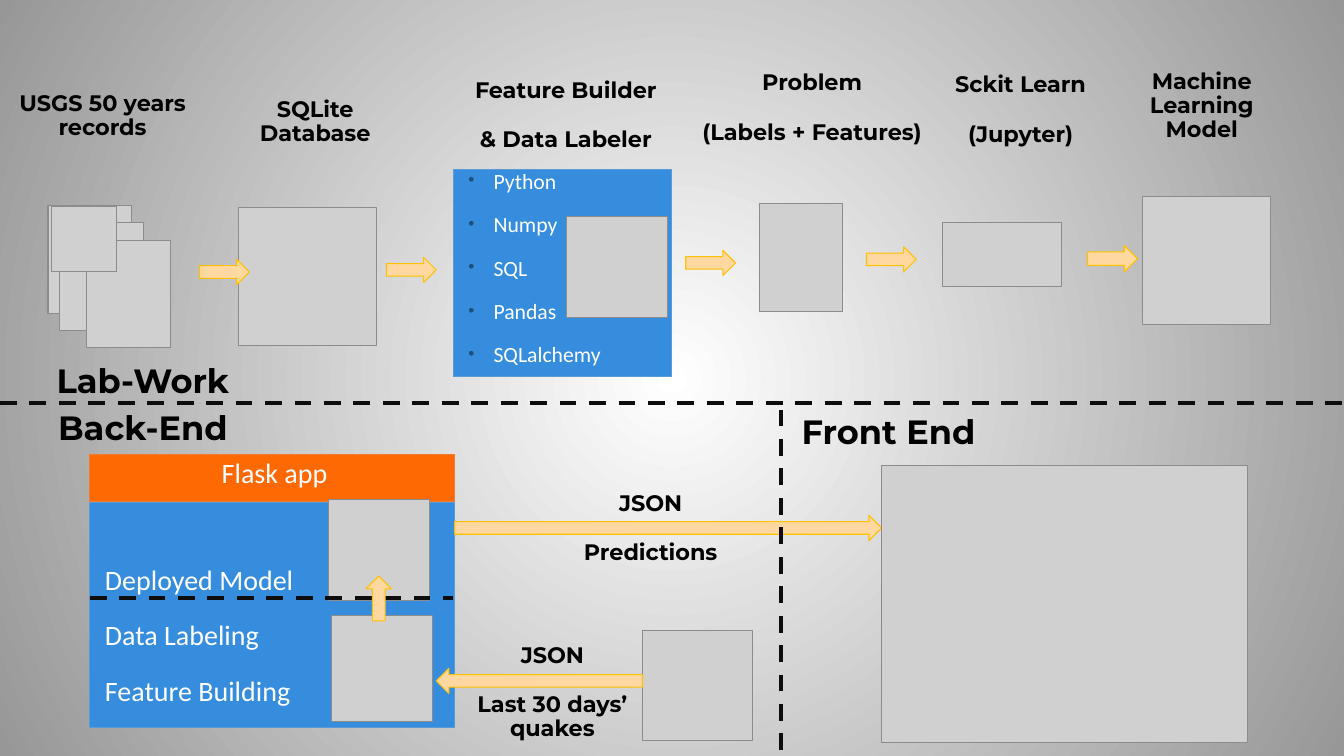
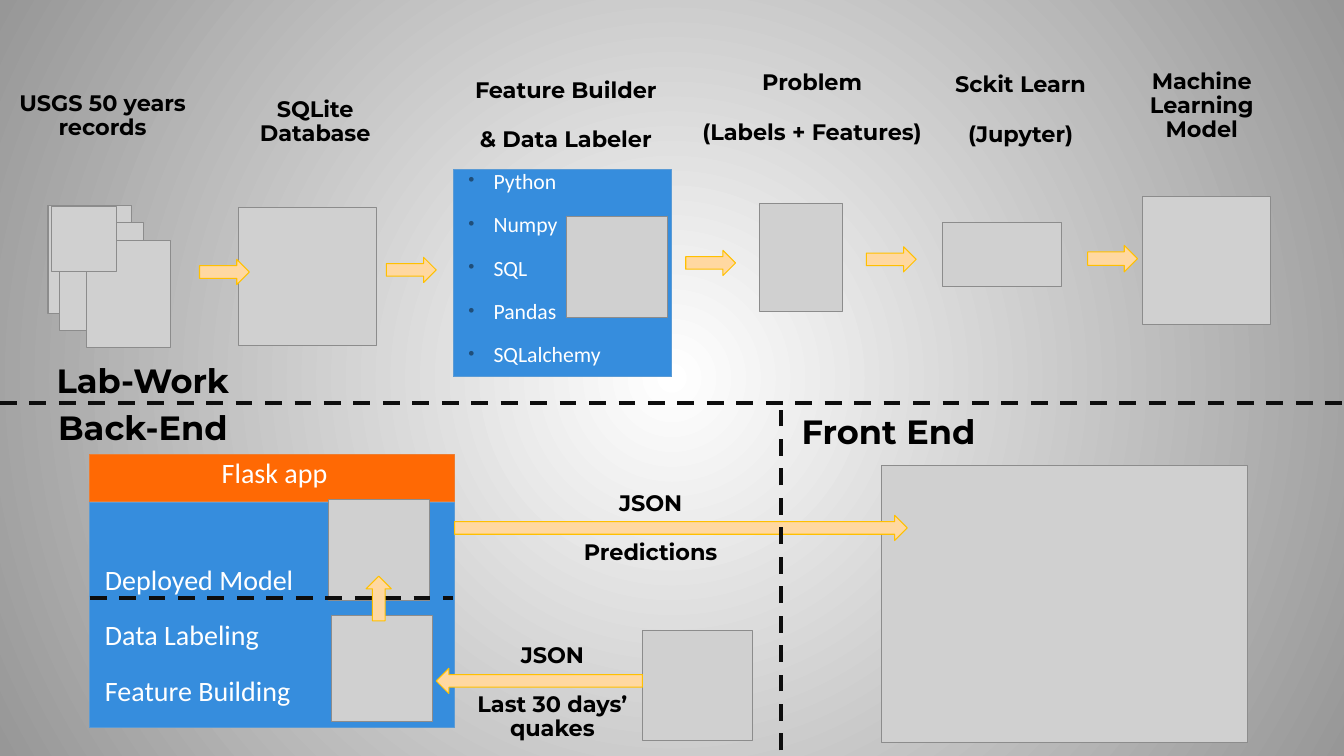
Before and after one commit to spakyari/project3-quake-prd, a slide deck: slide 6 of presentation/Group 6 Project 3 - Earthquake Prediction SP.pptx (slide 1 before the commit). Drawn at 1344x756 pixels with LibreOffice and Linux fonts; fonts in the diff are those of the drawing; grey boxes stand for pictures. Boxes give left, top, right and bottom in pixels: in the first picture for what was removed or moved away, otherwise in the second. Text is boxed around its words. In the diff, an @@ line names an element or a change of style, - is before the commit and + after.

Commit message:
presentation

```diff
--- a/presentation/Group 6 Project 3 - Earthquake Prediction SP.pptx
+++ b/presentation/Group 6 Project 3 - Earthquake Prediction SP.pptx
@@ right arrow: place and size @@
-right arrow at (455, 515, 882, 540)
+right arrow at (455, 515, 907, 540)
```
Also in this commit, not shown: 5 slides added, 5 other files.
